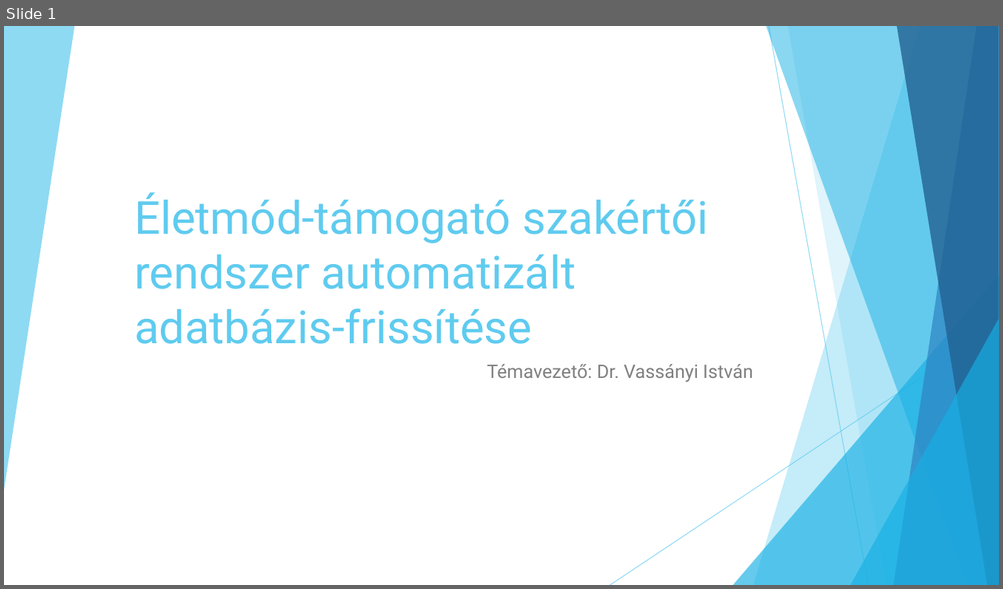
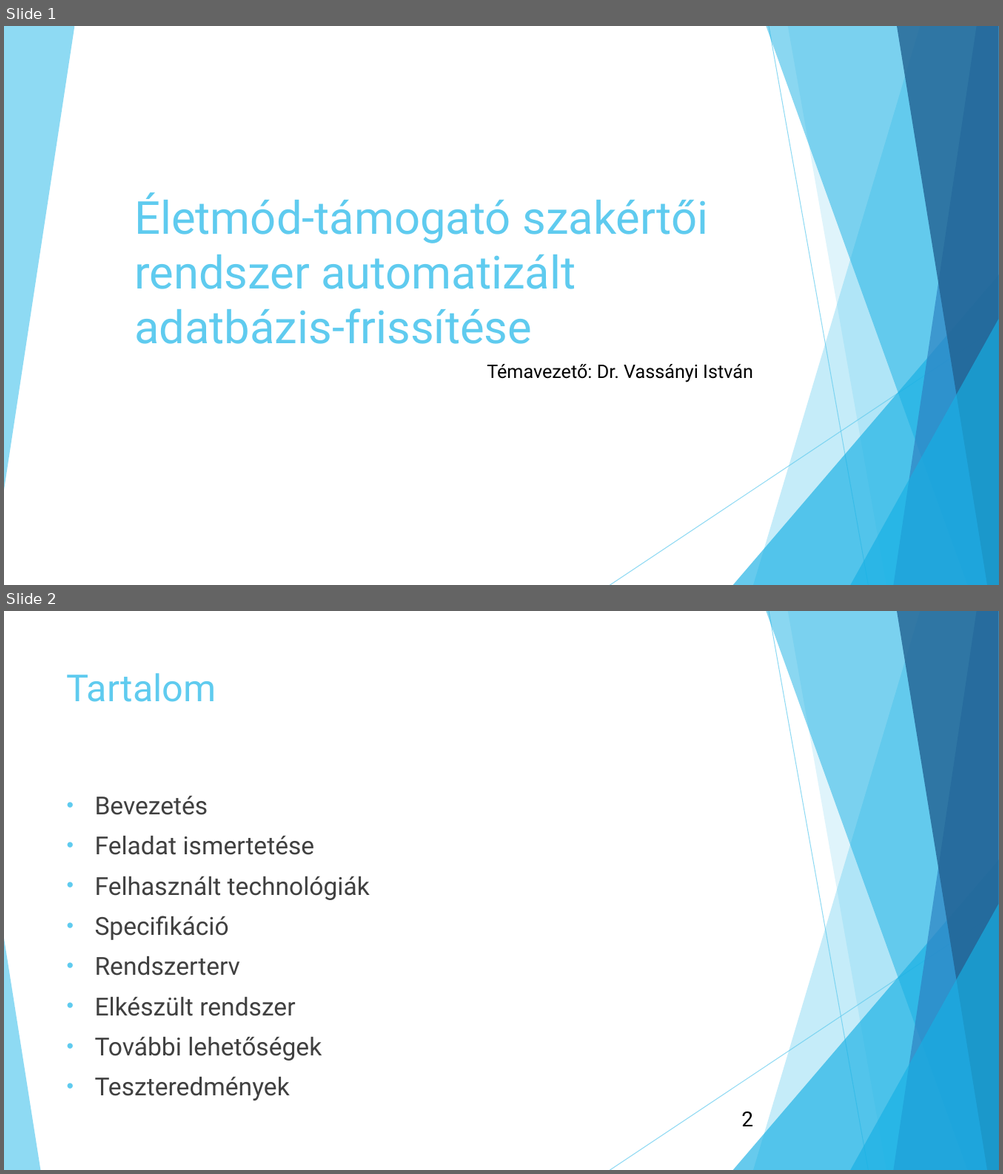
Before and after one commit to tobikjanos/Mernoki_tervezes, a slide deck: 01_MASTER/01_Doc/Szakdolgozat_prezentáció.pptx. Shown one above the other, each under a label of ours: slide 1 before the commit, slides 1 and 2 after it. The pictures are 1003x589 and 1003x1174 pixels, drawn with LibreOffice and Linux fonts; fonts in the diff are those of the drawing. Boxes give left, top, right and bottom in pixels: in the first picture for what was removed or moved away, otherwise in the second. Text is boxed around its words. In the diff, an @@ line names an element or a change of style, - is before the commit and + after.

```diff
--- a/01_MASTER/01_Doc/Szakdolgozat_prezentáció.pptx
+++ b/01_MASTER/01_Doc/Szakdolgozat_prezentáció.pptx
@@ slide 2 added at box(4, 611, 999, 1170), background #FFFFFF; not listed: 9 template elements that a slide beside it also shows @@
@@ title added at box(67, 673, 216, 702), 36 pt, text #5FCBEF @@
+Tartalom
@@ text added at box(95, 796, 370, 1101), 24 pt, text #404040 @@
+• Bevezetés
+• Feladat ismertetése
+• Felhasznált technológiák
+• Specifikáció
+• Rendszerterv
+• Elkészült rendszer
+• További lehetőségek
+• Teszteredmények
@@ triangle added at box(4, 939, 40, 1170), fill #5FCBEF at 70% opacity @@
@@ page number added at box(741, 1111, 753, 1127), 20 pt, text #000000 @@
+2
@@ slide 1 changed as well @@
@@ subtitle "Témavezető: Dr. Vassányi István" at box(486, 364, 753, 383): text colour #808080 to #000000 @@
```
Also in this commit, not shown: 12 other slides added, 3 other files.
